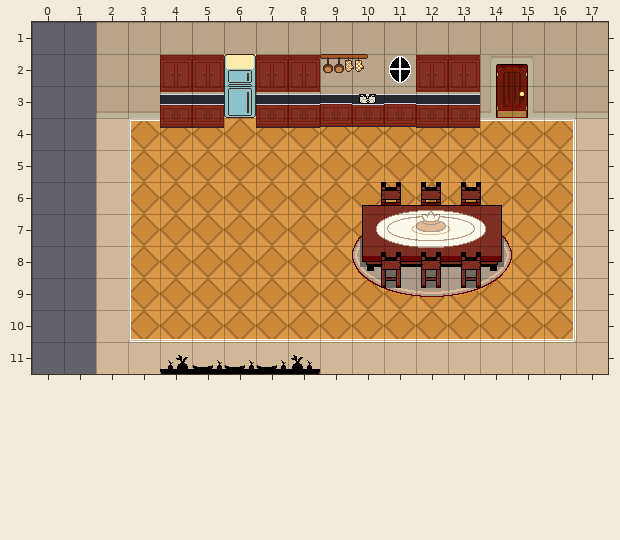
Two versions of a level (Tiled map, bgs/maps/room_03.tmx). Above, as it was before the edit.
Cells are 32x32 px. Shown: x 0..17, y 1..11.
After the commit:
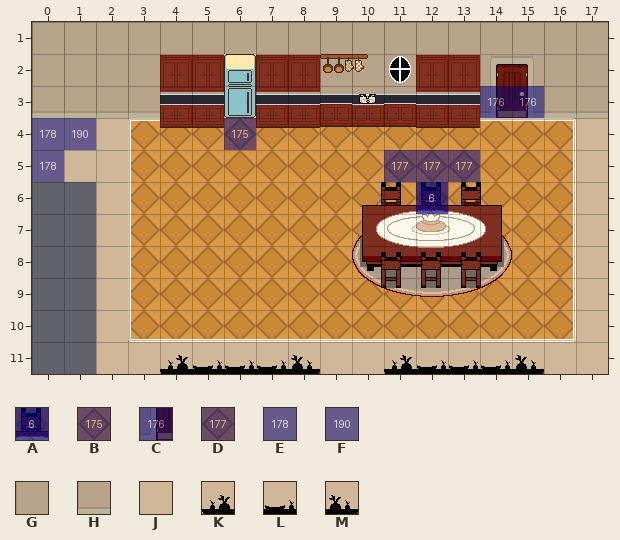
Key: from "blue-labels": A 5, B 174, C 175, D 176, E 177, F 189; from "room03": G 0, H 1, J 6, K 48, L 49, M 50.
_ is an empty cell, . an unchanged one.
See-through tiles are keyed as they look on the map.
What changed:
layer "characters" opacity 100% -> 67%
layer "actions" opacity 100% -> 51%
--- layer "decor"
@@ x 0..1 @@
- 1 __
- 2 __
+ 1 GG
+ 2 GG
@@ x 0..1 @@
- 4 __
- 5 __
+ 4 JJ
+ 5 JJ
@@ x 11..15 @@
-11 JJJJJ
+11 _____
--- layer "colliders"
@@ x 0..1 @@
- 3 __
+ 3 HH
@@ x 11..15 @@
-11 _____
+11 KLLLM
--- layer "characters"
@@ x 12..12 @@
- 6 _
+ 6 A
--- layer "actions"
@@ x 0..15 @@
- 3 ..............__
- 4 __...._.........
- 5 _..........___..
+ 3 ..............CC
+ 4 EF....B.........
+ 5 E..........DDD..
